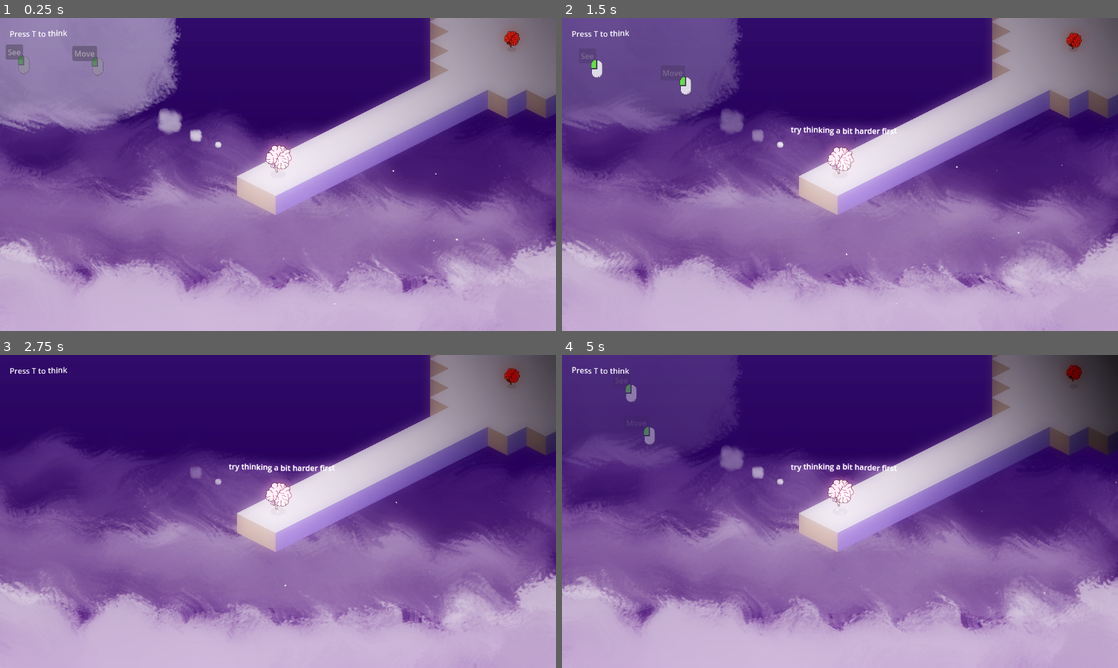
Above: before the commit, frames 1-4 (two rows, left to right).
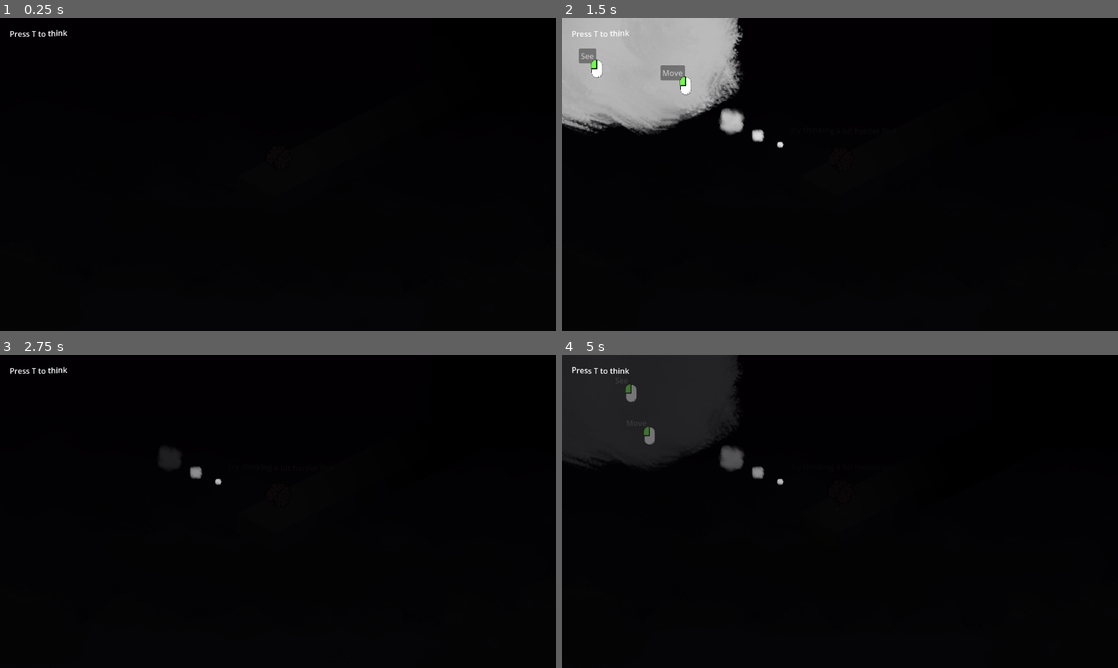
Above: after the commit, the same moments.

Repository: GeordieTomo/ludum-dare-58
Game: Godot game, scene res://globals/level_manager.tscn
Same seed, same stepped clock (60 frames per second), same inputs: the game is played once before the commit and once after it. Sound files missing from this copy of the repository are replaced by a short silence.
Inputs (mouse positions are in pixels of both pictures, inside the frame that each line leads up to):
- Up to frame 1 (0.25 s): no input
- Up to frame 2 (1.5 s): tap T (cloud) at 0.5, 1.35 s; move the mouse to (962, 158) at 0.52 s; hold Right (right) 0.53-1.28 s; hold T (cloud) 0.53-1.28 s; tap Space (jump) at 0.77 s; move the mouse to (728, 190) at 1.27 s; hold Down (down) from 1.28 s (still down)
- Up to frame 3 (2.75 s): tap Space (jump) at 1.52 s; tap T (cloud) at 2, 2.3 s; move the mouse to (333, 442) at 2.02 s; release Down (down) at 2.03 s; hold Right (right) from 2.03 s (still down); hold E (interact) from 2.03 s (still down)
- Up to frame 4 (5 s): tap T (cloud) at 2.75, 2.85, 3.5, 4.55 s; move the mouse to (812, 574) at 2.77 s; release Right (right) at 2.78 s; release E (interact) at 2.78 s; hold Up (up) 2.78-3.53 s; tap Space (jump) at 3.02, 3.77, 4.52 s; move the mouse to (1006, 558) at 3.52 s; hold T (cloud) 3.53-4.28 s; hold Left (left) from 3.53 s (still down); move the mouse to (673, 464) at 4.27 s; tap E (interact) at 4.35 s

The runs differ from the first frame. In frame 1, 100% of the frame differs, in the area x 0-100%, y 0-100%; in frame 2, 100%; in frame 3, 100%; in frame 4, 100%.

Commit message:
web build bug fixes

Diff:
--- a/environment/camera/light.gd
+++ b/environment/camera/light.gd
@@ -2,7 +2,8 @@
 
 @export var light_evaluation_words : Array[Enums.AllWords] = []
 
-var tonemap_target : float = 0.05
+var tonemap_target : float = 1.
+@onready var color_rect = %ColorRect
 
 func _ready():
 	words_updated()
@@ -10,13 +11,13 @@
 	set_tonemap(tonemap_target)
 
 func _process(delta):
-	if environment.tonemap_exposure < tonemap_target:
-		environment.tonemap_exposure += delta * 0.2
-	elif environment.tonemap_exposure > tonemap_target:
-		environment.tonemap_exposure -= delta * 0.2
+	if color_rect.color.a < tonemap_target:
+		color_rect.color.a += delta * 0.5
+	elif color_rect.color.a > tonemap_target:
+		color_rect.color.a -= delta * 0.5
 
-	if abs(environment.tonemap_exposure - tonemap_target) < 0.05:
-		environment.tonemap_exposure = tonemap_target
+	if abs(color_rect.color.a - tonemap_target) < 0.05:
+		color_rect.color.a = tonemap_target
 
 
 func words_updated():
@@ -24,7 +25,9 @@
 
 func set_light(pct : float):
 	# map between 0.05 -> 1.0
-	tonemap_target = clamp(pct * 0.95 + 0.05, 0.05, 1.)
+	tonemap_target = clamp(1. - pct * 0.95 - 0.05, 0.0, 1.)
 
 func set_tonemap(pct: float):
-	environment.tonemap_exposure = pct
+	#print(color_rect.modulate.a)
+	#color_rect.color.a = 1.
+	pass
--- a/environment/player/player.tscn
+++ b/environment/player/player.tscn
@@ -147,7 +147,6 @@
 [node name="PointLight2D" type="PointLight2D" parent="."]
 unique_name_in_owner = true
 texture = ExtResource("7_a7c7e")
-texture_scale = 2.0
 
 [node name="GPUParticles2D" type="GPUParticles2D" parent="."]
 z_index = -10
--- a/environment/world_environment.tres
+++ b/environment/world_environment.tres
@@ -2,7 +2,7 @@
 
 [resource]
 background_mode = 3
-tonemap_mode = 3
 glow_enabled = true
 glow_normalized = true
-glow_bloom = 0.82
+glow_intensity = 0.21
+glow_bloom = 0.16
--- a/environment/world_environment.tscn
+++ b/environment/world_environment.tscn
@@ -10,3 +10,15 @@
 
 [node name="CanvasModulate" type="CanvasModulate" parent="."]
 color = Color(0.08468992, 0.08468992, 0.08468992, 1)
+
+[node name="CanvasLayer" type="CanvasLayer" parent="."]
+
+[node name="ColorRect" type="ColorRect" parent="CanvasLayer"]
+unique_name_in_owner = true
+anchors_preset = 15
+anchor_right = 1.0
+anchor_bottom = 1.0
+grow_horizontal = 2
+grow_vertical = 2
+mouse_filter = 2
+color = Color(0, 0, 0, 1)
--- a/project.godot
+++ b/project.godot
@@ -83,3 +83,8 @@
 , Object(InputEventKey,"resource_local_to_scene":false,"resource_name":"","device":-1,"window_id":0,"alt_pressed":false …(186 unchanged characters)…
 ]
 }
+
+[rendering]
+
+renderer/rendering_method="gl_compatibility"
+renderer/rendering_method.mobile="gl_compatibility"
--- a/word_cloud/word_cloud.gd
+++ b/word_cloud/word_cloud.gd
@@ -27,12 +27,15 @@
 
 var player_has_jumped : bool = false
 
+var player_has_opened: bool = false
+
 func _ready():
 	add_words_to_selection_dictionary()
 	Events.new_scene_loaded.connect(reload_selected_words)
 
 func _input(event: InputEvent) -> void:
 	if event.is_action_pressed("cloud"):
+		player_has_opened = true
 		toggle_cloud()
 
 func reload_selected_words():
@@ -158,7 +161,8 @@
 	tutorial_complete = true
 
 func show_cloud():
-	thought_cloud.show_cloud()
+	if player_has_opened:
+		thought_cloud.show_cloud()
 
 func lock_word_cloud():
 	hide()
--- a/word_cloud/word_cloud.tscn
+++ b/word_cloud/word_cloud.tscn
@@ -63,6 +63,7 @@
 
 [node name="TextureRect" type="TextureRect" parent="MarginContainer/ThoughtCloud"]
 unique_name_in_owner = true
+modulate = Color(1, 1, 1, 0)
 layout_mode = 1
 anchors_preset = 8
 anchor_left = 0.5
@@ -81,6 +82,7 @@
 
 [node name="TextureRect2" type="TextureRect" parent="MarginContainer/ThoughtCloud"]
 unique_name_in_owner = true
+modulate = Color(1, 1, 1, 0)
 layout_mode = 1
 anchors_preset = 8
 anchor_left = 0.5
@@ -100,6 +102,7 @@
 
 [node name="TextureRect3" type="TextureRect" parent="MarginContainer/ThoughtCloud"]
 unique_name_in_owner = true
+modulate = Color(1, 1, 1, 0)
 layout_mode = 1
 anchors_preset = 8
 anchor_left = 0.5
@@ -119,6 +122,7 @@
 
 [node name="TextureRect4" type="TextureRect" parent="MarginContainer/ThoughtCloud"]
 unique_name_in_owner = true
+modulate = Color(1, 1, 1, 0)
 layout_mode = 1
 anchors_preset = 8
 anchor_left = 0.5
@@ -138,6 +142,7 @@
 
 [node name="MarginContainer" type="MarginContainer" parent="MarginContainer/ThoughtCloud"]
 unique_name_in_owner = true
+modulate = Color(1, 1, 1, 0)
 custom_minimum_size = Vector2(280, 150)
 layout_mode = 0
 offset_right = 280.0
Binary file changed: textures/small-icon.png
Binary file changed: textures/splash-screen-icon.png
